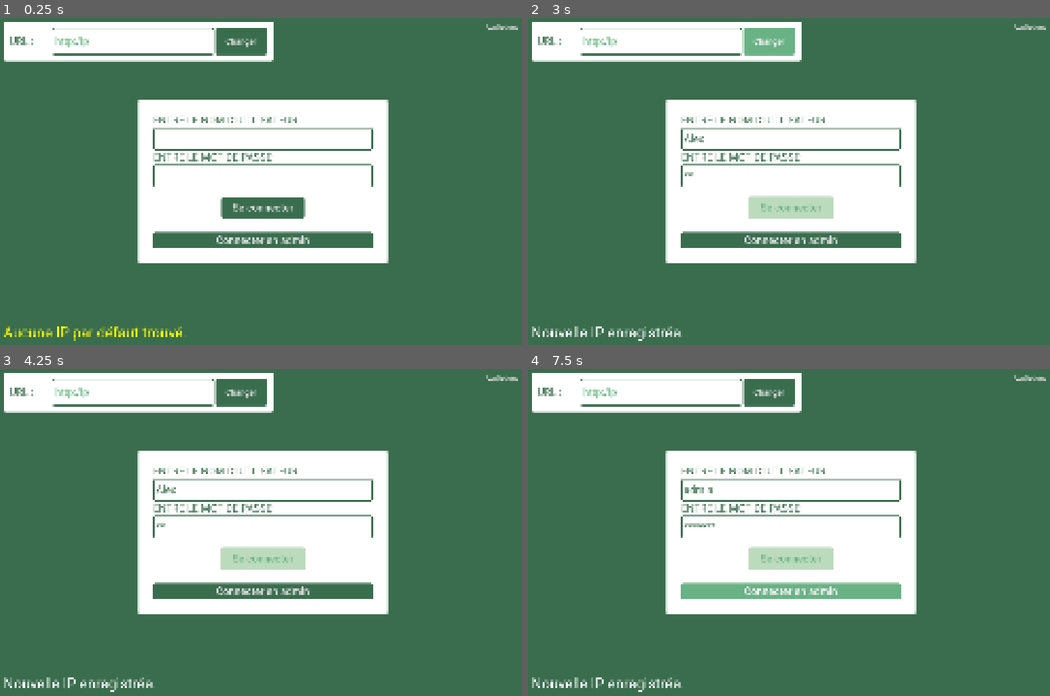
Above: before the commit, frames 1-4 (two rows, left to right).
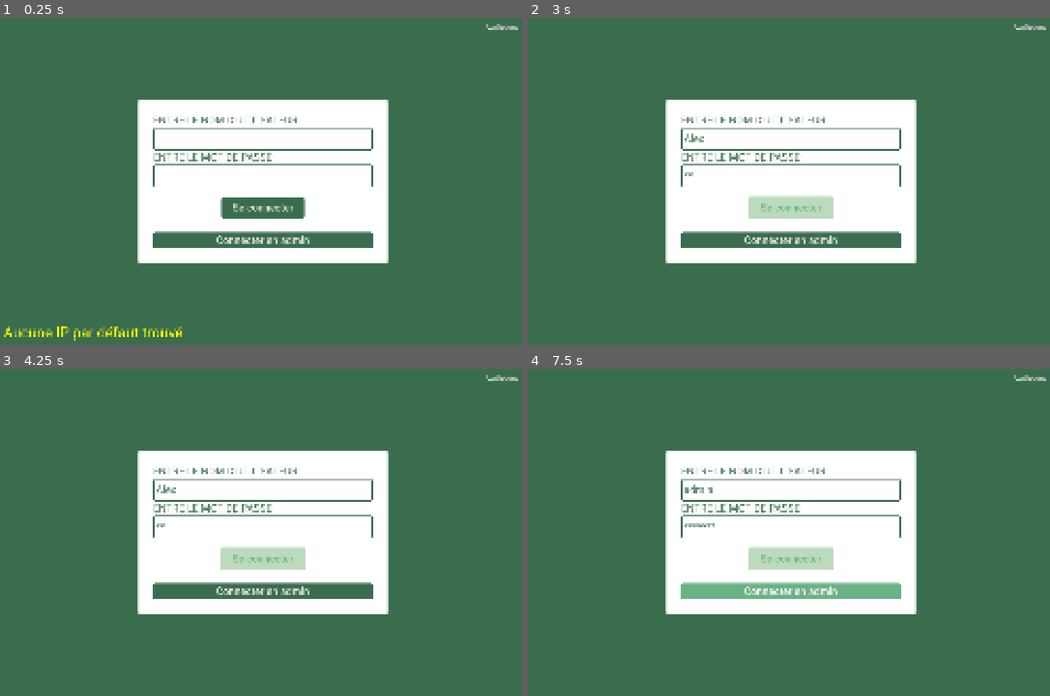
Above: after the commit, the same moments.

Repository: Animo105/tout-cru-dans-le-bec
Game: Godot game, scene res://app_init.tscn
The game is run twice, just before and just after one commit, with the same random seed, the same clock (stepped at 60 frames per second) and the same inputs.
Inputs (mouse positions are in pixels of both pictures, inside the frame that each line leads up to):
- Up to frame 1 (0.25 s): no input
- Up to frame 2 (3 s): click (789, 138) at 0.52 s; type "Alex" at 0.6 s; click (789, 174) at 0.75 s; type "12" at 0.83 s; click "Se connecter" at 1.25 s; click "Continuer" at 2 s; click (768, 40) at 2.75 s, where only the run before the commit has a clickable "Changer"
- Up to frame 3 (4.25 s): click "Continuer" at 3.5 s
- Up to frame 4 (7.5 s): click (768, 391) at 4.25 s, where only the run before the commit has a clickable "Changer"; click "Continuer" at 5 s; click (768, 391) at 5.75 s, where only the run before the commit has a clickable "Changer"; click "AppOptions" at 6.5 s; click "Connecter en admin" at 7.25 s

The runs differ from the first frame. In frame 1, 5.3% of the frame differs, in the area x 0-53%, y 1-14%; in frame 2, 6.5%, in the area x 0-53%, y 1-99%; in frame 3, 5.7%; in frame 4, 5.7%.

Commit message:
ajout des users

Diff:
--- a/app_init.gd
+++ b/app_init.gd
@@ -104,6 +104,7 @@
 	if err != OK:
 		ErrorService.display_error("Scene error: %s" % err)
 
+
 func parse_array_response(res, nom: String) -> Variant:
 	if res.result != 0:
 		erreurs_label.text += "%s: Serveur injoignable\n" % nom
@@ -146,6 +147,13 @@
 	if data != null and not data == []:
 		Globals.activities = Activity.from_response_list(data)
 
+	if not Globals.is_admin: return
+
+	res = await HttpHelper.request("/api/users", HTTPClient.METHOD_GET)
+	data = parse_array_response(res, "Utilisateurs")
+	print(data)
+	if data != null and not data == []:
+		Globals.users = User.from_response_list(data)
 
 func _on_button_pressed() -> void:
 	username_line_edit.text = "admin"
--- a/app_init.tscn
+++ b/app_init.tscn
@@ -110,6 +110,7 @@
 text = "Connecter en admin"
 
 [node name="UrlOption" type="PanelContainer" parent="." unique_id=1193223957]
+visible = false
 custom_minimum_size = Vector2(1300, 0)
 layout_mode = 0
 offset_left = 30.0
--- a/globals/autoloads/globals.gd
+++ b/globals/autoloads/globals.gd
@@ -6,6 +6,7 @@
 var varieties : Array[Variety] = []
 var stocks : Array[Stock] = []
 var activities : Array[Activity] = []
+var users : Array[User] = []
 
 func get_stock(id : int, is_raw : bool = true) -> Stock:
 	var type : Stock.StockType = Stock.StockType.Cru if is_raw else Stock.StockType.Deshydrate
--- a/globals/dto/format.gd
+++ b/globals/dto/format.gd
@@ -3,11 +3,13 @@
 
 var id : int = 0
 var format : String = ""
+var deprecated : bool = false
 
 static func from_response(d : Dictionary) -> Format:
 	var f : Format = Format.new()
 	f.id = d.get("id", 0)
 	f.format = d.get("format", "")
+	f.deprecated = d.get("deprecated", false)
 	return f
 
 static func from_response_list(a : Array) -> Array[Format]:
@@ -18,7 +20,7 @@
 	return af
 
 func to_request() -> Dictionary:
-	return {"format" : format}
+	return {"format" : format, "deprecated" : deprecated}
 
 func to_byte_array() -> PackedByteArray:
 	var d = to_request()
--- /dev/null
+++ b/globals/dto/user.gd
@@ -0,0 +1,28 @@
+extends RefCounted
+class_name User
+
+enum UserType {
+	User,
+	SuperUser,
+}
+
+var id : int = 0
+var name : String = ""
+var user_type : UserType = UserType.User
+
+static func from_response(d : Dictionary) -> User:
+	var v : User = User.new()
+	v.id = d.get("id", 0)
+	v.name = d.get("name", "")
+	v.user_type = d.get("userType", UserType.User)
+	return v
+
+static func from_response_list(a : Array) -> Array[User]:
+	var av : Array[User] = []
+	for v in a:
+		if v is Dictionary:
+			av.append(User.from_response(v))
+	return av
+
+func to_request() -> Dictionary:
+	return {"Name" : name}
--- a/pop_up/confirm_popup/confirm_pop_up.gd
+++ b/pop_up/confirm_popup/confirm_pop_up.gd
@@ -21,15 +21,15 @@
 	_edit_line.text = ""
 
 func open_popup_with_text(title : String, text : String):
+	_reset()
 	_title.text = title
-	_reset()
 	_text_label.text = text
 	_text_label.show()
 	show()
 
 func open_popup_with_edit_line(title : String, value : String):
+	_reset()
 	_title.text = title
-	_reset()
 	_edit_line.text = value
 	_edit_line.show()
 	show()
--- a/pop_up/confirm_popup/confirm_pop_up.tscn
+++ b/pop_up/confirm_popup/confirm_pop_up.tscn
@@ -4,7 +4,7 @@
 [ext_resource type="Theme" uid="uid://baf6xmff37gsi" path="res://assets/themes/dark_theme.tres" id="2_molxh"]
 
 [sub_resource type="StyleBoxFlat" id="StyleBoxFlat_g4v7s"]
-bg_color = Color(0, 0, 0, 0.12156863)
+bg_color = Color(0, 0, 0, 0.4627451)
 
 [node name="ConfirmPopUp" type="CanvasLayer" unique_id=1916853674]
 script = ExtResource("1_k8rpv")
--- a/pop_up/notice_popup/notice_pop_up.gd
+++ b/pop_up/notice_popup/notice_pop_up.gd
@@ -12,8 +12,8 @@
 	_text_label.text = ""
 
 func open_popup_with_text(title : String, text : String):
+	_reset()
 	_title.text = title
-	_reset()
 	_text_label.text = text
 	show()
 
--- a/pop_up/notice_popup/notice_pop_up.tscn
+++ b/pop_up/notice_popup/notice_pop_up.tscn
@@ -4,7 +4,7 @@
 [ext_resource type="Theme" uid="uid://baf6xmff37gsi" path="res://assets/themes/dark_theme.tres" id="2_i25gj"]
 
 [sub_resource type="StyleBoxFlat" id="StyleBoxFlat_g4v7s"]
-bg_color = Color(0, 0, 0, 0.12156863)
+bg_color = Color(0, 0, 0, 0.45490196)
 
 [node name="NoticePopUp" type="CanvasLayer" unique_id=1916853674]
 script = ExtResource("1_kqqnr")
@@ -55,6 +55,6 @@
 [node name="Confirmer" type="Button" parent="CenterContainer/PanelContainer/MarginContainer/VBoxContainer/HBoxContainer" unique_id=756220278]
 custom_minimum_size = Vector2(300, 0)
 layout_mode = 2
-text = "Fermer"
+text = "OK"
 
 [connection signal="pressed" from="CenterContainer/PanelContainer/MarginContainer/VBoxContainer/HBoxContainer/Confirmer" to="." method="_on_confirmer_pressed"]
--- a/scenes/acceuil/Accueil.tscn
+++ b/scenes/acceuil/Accueil.tscn
@@ -5,6 +5,7 @@
 [ext_resource type="PackedScene" uid="uid://c512kt248fv6q" path="res://pop_up/confirm_popup/confirm_pop_up.tscn" id="3_me4gc"]
 
 [node name="Accueil" type="PanelContainer" unique_id=828102580]
+anchors_preset = 15
 anchor_right = 1.0
 anchor_bottom = 1.0
 grow_horizontal = 2
@@ -77,19 +78,24 @@
 [node name="VSeparator" type="VSeparator" parent="VBoxContainer/MarginContainer/HBoxContainer" unique_id=681998114]
 layout_mode = 2
 
-[node name="ScrollContainer" type="ScrollContainer" parent="VBoxContainer/MarginContainer/HBoxContainer" unique_id=1774378954]
+[node name="VBoxContainer2" type="VBoxContainer" parent="VBoxContainer/MarginContainer/HBoxContainer" unique_id=1231735691]
 layout_mode = 2
 size_flags_horizontal = 3
 
-[node name="ActivitiesList" type="VBoxContainer" parent="VBoxContainer/MarginContainer/HBoxContainer/ScrollContainer" unique_id=1571335426]
+[node name="Label" type="Label" parent="VBoxContainer/MarginContainer/HBoxContainer/VBoxContainer2" unique_id=1639571014]
+layout_mode = 2
+text = "Activitées en cours"
+
+[node name="ScrollContainer" type="ScrollContainer" parent="VBoxContainer/MarginContainer/HBoxContainer/VBoxContainer2" unique_id=1774378954]
+layout_mode = 2
+size_flags_horizontal = 3
+size_flags_vertical = 3
+
+[node name="ActivitiesList" type="VBoxContainer" parent="VBoxContainer/MarginContainer/HBoxContainer/VBoxContainer2/ScrollContainer" unique_id=1571335426]
 unique_name_in_owner = true
 layout_mode = 2
 size_flags_horizontal = 3
 size_flags_vertical = 3
 
-[node name="Label" type="Label" parent="VBoxContainer/MarginContainer/HBoxContainer/ScrollContainer/ActivitiesList" unique_id=1639571014]
-layout_mode = 2
-text = "Activitées en cours"
-
 [node name="PopUp" parent="." unique_id=1916853674 instance=ExtResource("3_me4gc")]
 visible = false
--- a/scenes/scene_scripts/trempage.gd
+++ b/scenes/scene_scripts/trempage.gd
@@ -51,4 +51,4 @@
 		envoyer.disabled = false
 		return
 	envoyer.disabled = false
-	notice_pop_up.open_popup_with_text("Succes", "Trempage enregistré")
+	notice_pop_up.open_popup_with_text("Succès", "Trempage enregistré")
Not shown, added: globals/dto/user.gd.uid
Not shown, changed: api-routes.md
